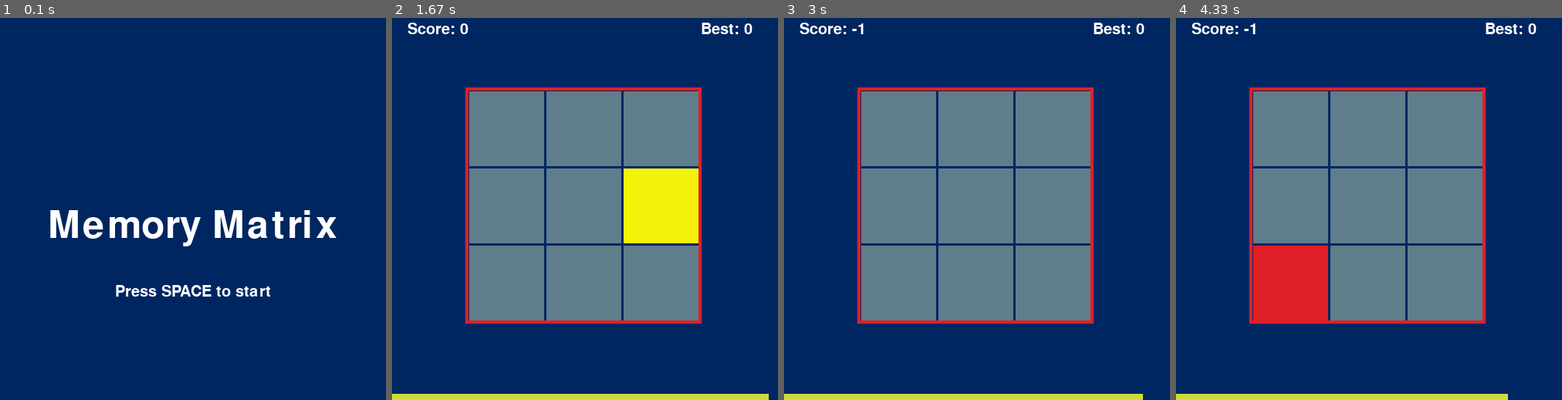
Above: before the commit, frames 1-4 (left to right).
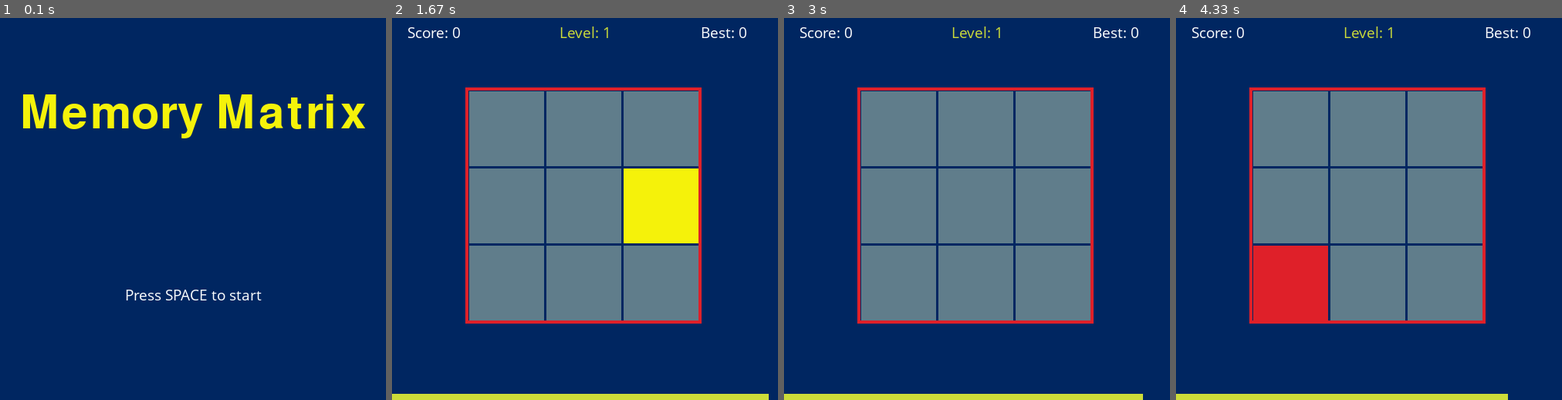
Above: after the commit, the same moments.

Repository: IndieCoderMM/MemoryMatrix-Pygame
Game: pygame game, started from memtrix.py
Two runs of this game, one before a commit and one after it. Both use one fixed random seed, a clock stepped at 60 frames per second and the inputs below.
Inputs (mouse positions are in pixels of both pictures, inside the frame that each line leads up to):
- Up to frame 1 (0.1 s): no input
- Up to frame 2 (1.67 s): tap Space at 0.33 s; move the mouse to (696, 235) at 1.17 s; click (696, 235) at 1.35 s
- Up to frame 3 (3 s): press the mouse at (1088, 235) at 1.7 s; move the mouse to (973, 189) at 1.8 s; release the mouse at (861, 144) at 1.93 s; click (1015, 289) at 2.05 s
- Up to frame 4 (4.33 s): press the mouse at (1291, 205) at 3.37 s; move the mouse to (1295, 247) at 3.47 s; release the mouse at (1299, 285) at 3.6 s; press the mouse at (1369, 285) at 4.1 s; move the mouse to (1314, 228) at 4.2 s; move the mouse to (1260, 174) at 4.3 s

The runs differ from the first frame. In frame 1, 6.9% of the frame differs, in the area x 6-95%, y 20-74%; in frame 2, 0.7%; in frame 3, 0.7%; in frame 4, 0.7%.

Commit message:
All features added

Diff:
--- a/memtrix.py
+++ b/memtrix.py
@@ -24,12 +24,12 @@
 icon = pygame.image.load('icon.png')
 pygame.display.set_icon(icon)
 
-normal_font = pygame.font.Font('freesansbold.ttf', FONTSIZE)
-big_font = pygame.font.Font('freesansbold.ttf', FONTSIZE+30)
+normal_font = pygame.font.SysFont('Comic Sans MS', FONTSIZE)
+big_font = pygame.font.Font('freesansbold.ttf', FONTSIZE+40)
 
 timestamp = {'past':0, 'now':0, 'timer':0}
 timer_paused = True
-timer_up =	False
+timer_up = False
 
 level = 3
 tile_size = 100
@@ -53,19 +53,33 @@
 				return row, col
 	return None, None
 
-def drawText(msg, x, y, large=False):
-	font = big_font if large else normal_font
-	text = font.render(msg, True, WHITE)
+def drawText(msg, x, y, color, title=False):
+	font = big_font if title else normal_font
+	text = font.render(msg, True, color)
 	rect = text.get_rect()
-	if x == 'center':
-		x = int(WIDTH/2 - text.get_width()/2)
-	rect.topleft = (x, y)
+	if x == 'center':	x = (WIDTH // 2) - (text.get_width() // 2)
+	rect.topleft = x, y
 	win.blit(text, rect)
+
+def startScreen():
+	win.fill(BLUE)
+	drawText('Memory Matrix', 'center', 100, YELLOW, True)
+	drawText('Press SPACE to start', 'center', 350, WHITE)
+	pygame.display.update()
+
+def gameOver():
+	win.fill(RED)
+	drawText("Time's Up!", 'center', 50, WHITE, True)
+	drawText(f'Score: {score}', 'center', 150, WHITE, True)
+	drawText(f'Best: {hi_score}', 'center', 250, WHITE, True)
+	drawText('Press SPACE to play again', 'center', 350, WHITE)
+	pygame.display.update()
 
 def drawBoard():
 	win.fill(BLUE)
-	drawText(f'Score: {score}', 20, 10)
-	drawText(f'Best: {hi_score}', WIDTH-100, 10)
+	drawText(f'Score: {score}', 20, 10, WHITE)
+	drawText(f'Level: {level-2}', 'center', 10, LIME)
+	drawText(f'Best: {hi_score}', WIDTH-100, 10, WHITE)
 	# Drawing Table
 	for row in range(level):
 		for col in range(level):
@@ -90,46 +104,32 @@
 
 def lightUp(row, col, color):
 	left, top = getLeftTop(row, col)
-	surface = pygame.Surface((tile_size - 3, tile_size - 3))
+	surface = pygame.Surface((tile_size-3, tile_size-3))
 	surface.fill(color)
 	win.blit(surface, (left, top))
 
-def startTimer():
+def runTimer():
 	global timestamp
 	if not timer_paused and timestamp['past']:
 		timestamp['now'] = time.time()
 		timestamp['timer'] += (timestamp['now'] - timestamp['past'])
 		timestamp['past'] = timestamp['now']
 
-def gameOver():
-	win.fill(RED)
-	drawText("Time's Up!", 'center', 50, True)
-	drawText(f'Score: {score}', 'center', 150, True)
-	drawText(f'Best: {hi_score}', 'center', 250, True)
-	drawText('Press SPACE to play again', 'center', 350)
-	pygame.display.update()
-
-def startScreen():
-	win.fill(BLUE)
-	drawText('Memory Matrix', 'center', HEIGHT//2, True)
-	drawText("Press SPACE to start", 'center', 350)
-	pygame.display.update()
 
 running = True
 started = False
 waiting_input = False
-
-
-# Main Loop
+# Main gameloop
 while running:
-	# Checking inputs
+	# Checking input events
 	for event in pygame.event.get():
 		if event.type == pygame.QUIT:
 			running = False
-		# Restart if times up
 		if event.type == pygame.KEYUP:
 			if event.key == pygame.K_SPACE:
-				if not started: started = True
+				if not started:
+					started = True
+				# Restarting if timer is up
 				if timer_up:
 					timer_up = False
 					waiting_input = False
@@ -139,8 +139,8 @@
 					timestamp = {key:0 for key in timestamp.keys()}
 					new_pattern = []
 					input_pattern = []
-					drawBoard()
-		# Get user-clicked tile & add to pattern
+		# Getting tile clicked by player
+		# & Adding into input pattern
 		if event.type == pygame.MOUSEBUTTONUP:
 			mousex, mousey = event.pos
 			row, col = getClickedTile(mousex, mousey)
@@ -152,7 +152,7 @@
 		startScreen()
 		continue
 
-	startTimer()
+	runTimer()
 	drawBoard()
 
 	if timestamp['timer'] > TIMER:
@@ -160,57 +160,53 @@
 		gameOver()
 
 	if waiting_input and not timer_up:
-		# Displaying tiles with color according to right/wrong
+		# Displaying input pattern
 		for (row, col) in input_pattern:
 			if (row, col) in new_pattern:
 				lightUp(row, col, YELLOW)
 			else:
 				lightUp(row, col, RED)
 		pygame.display.update()
-		# Checking numbers of input
+		# Checking if input sequence completed
 		if len(input_pattern) == len(new_pattern):
 			waiting_input = False
 			timer_paused = True
-			# Display the correct pattern (& wrong ones)
+			# Displaying the correct pattern (& wrong ones)
 			for (row, col) in new_pattern:
 				lightUp(row, col, YELLOW)
 			pygame.display.update()
 			pygame.time.wait(SHOWTIME)
 			# Checking patterns
 			if sorted(input_pattern) == sorted(new_pattern):
-				score += (level - 2)
-				if score > hi_score:
-					hi_score = score
+				score += 1
+				if score > hiscore:
+					hiscore = score
 				if level < 6:
 					level += 1
 					tile_size = int(tile_size - tile_size / SHRINKAGE)
-			# Back to previous level if wrong pattern
 			else:
-				score -= 1
 				if level > 3:
 					level -= 1
 					tile_size = int(tile_size + tile_size / SHRINKAGE)
-
 	# if not waiting then display new pattern
 	elif not waiting_input and not timer_up:
 		timer_paused = True
+		# Displaying empty board
 		new_pattern = []
 		input_pattern = []
-		# Displaying empty board
 		pygame.display.update()
 		pygame.time.wait(SHOWTIME)
-		# Display the new pattern
+		# Displaying new pattern
 		new_pattern = generatePattern()
 		for (row, col) in new_pattern:
 			lightUp(row, col, YELLOW)
 		pygame.display.update()
 		pygame.time.wait(SHOWTIME)
-
 		waiting_input = True
 		timer_paused = False
 		timestamp['past'] = time.time()
 
 	pygame.display.update()
 	clock.tick(FPS)
-
+# Quit pygame when while-loop is over
 pygame.quit()
